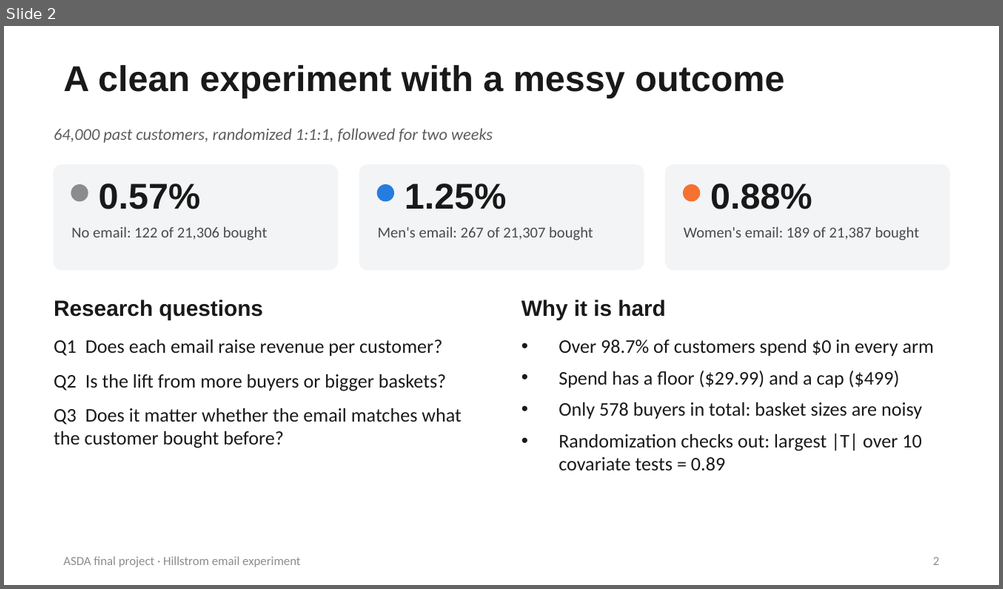
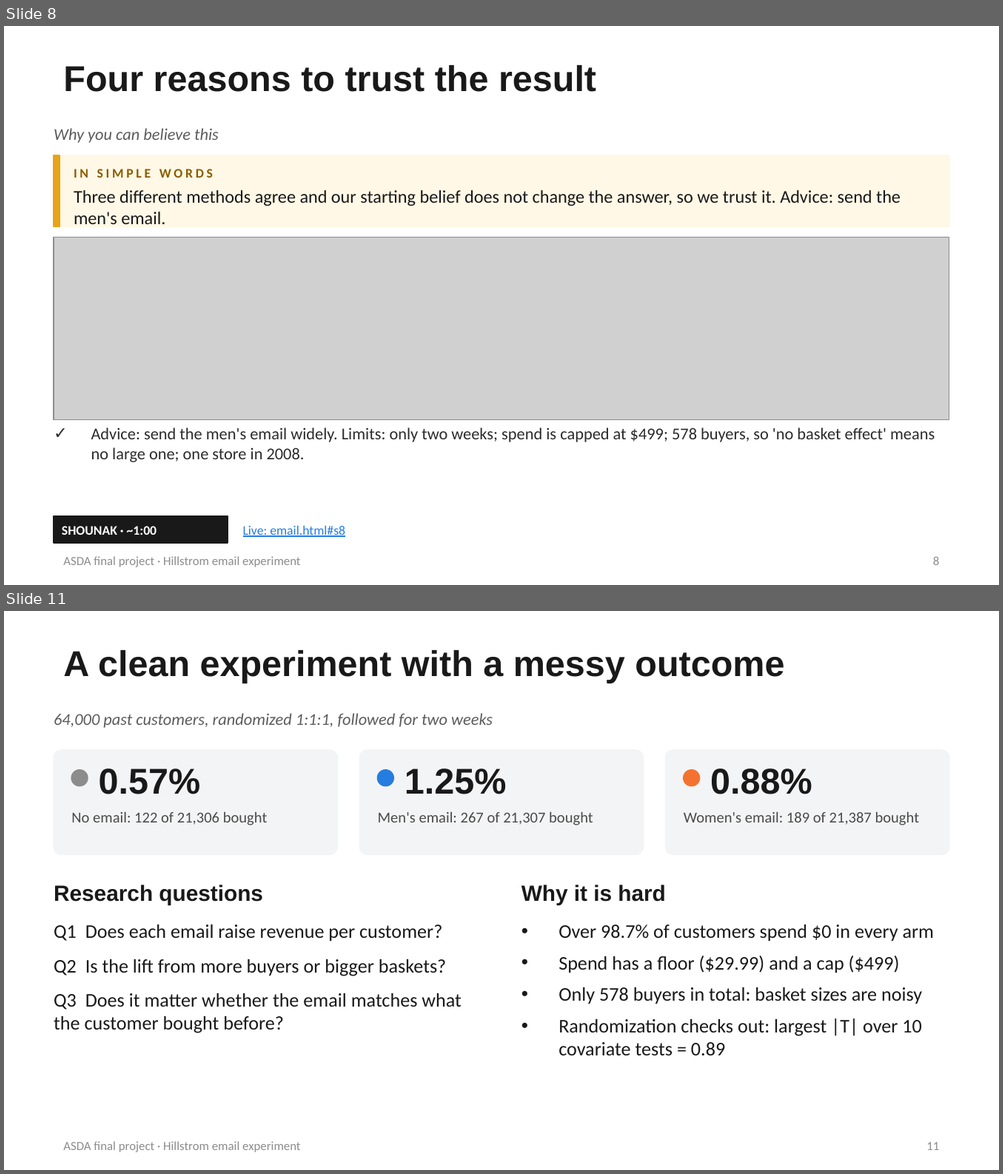
Before and after one commit to sahiljangra12/asda-final-project, a slide deck: slides/Hillstrom_Presentation.pptx. Shown one above the other, each under a label of ours: slide 2 before the commit, slides 8 and 11 after it; the slides between them are not shown. The pictures are 1003x589 and 1003x1174 pixels, drawn with LibreOffice and Linux fonts; fonts in the diff are those of the drawing; grey boxes stand for pictures. Boxes give left, top, right and bottom in pixels: in the first picture for what was removed or moved away, otherwise in the second. Text is boxed around its words. In the diff, an @@ line names an element or a change of style, - is before the commit and + after.

```diff
--- a/slides/Hillstrom_Presentation.pptx
+++ b/slides/Hillstrom_Presentation.pptx
@@ slide 8 added at [4,26,999,585], background #FFFFFF; not listed: 1 template element that a slide beside it also shows @@
@@ title added at [63,65,596,92], 26 pt, text #191919, bold @@
+Four reasons to trust the result
@@ text added at [54,128,219,143], 12 pt, text #5C5C5C, italic @@
+Why you can believe this
@@ rectangle added at [54,156,949,227], fill #FFF8E6, outline #FFF8E6 1 pt @@
@@ rectangle added at [54,156,60,227], fill #E8A317, outline #E8A317 1 pt @@
@@ text added at [74,169,900,224], 13 pt, text #191919 @@
+IN SIMPLE WORDS
+Three different methods agree and our starting belief does not change the answer, so we trust it. Advice: send the men's email.
@@ picture added at [54,238,949,421] @@
@@ text added at [91,428,934,463], 12 pt, text #2B2B2B @@
+✓ Advice: send the men's email widely. Limits: only two weeks; spend is capped at $499; 578 buyers, so 'no basket effect' means no large one; one store in 2008.
@@ rectangle added at [54,517,227,543], fill #191919, outline #191919 1 pt @@
@@ text added at [62,526,157,535], 9.5 pt, text #FFFFFF, bold @@
+SHOUNAK · ~1:00
@@ text added at [243,526,345,537], 9.5 pt, text #257DE0, underline @@
+Live: email.html#s8
@@ page number added at [933,557,939,565], 9 pt, text #8C8C8C @@
+8
@@ what was slide 2 is now slide 11 @@
@@ page number at [926,1142,939,1150]: text changed @@
-2
+11
```
Also in this commit, not shown: 2 slides changed, 8 other slides added, 1 slide removed, 16 other files.
